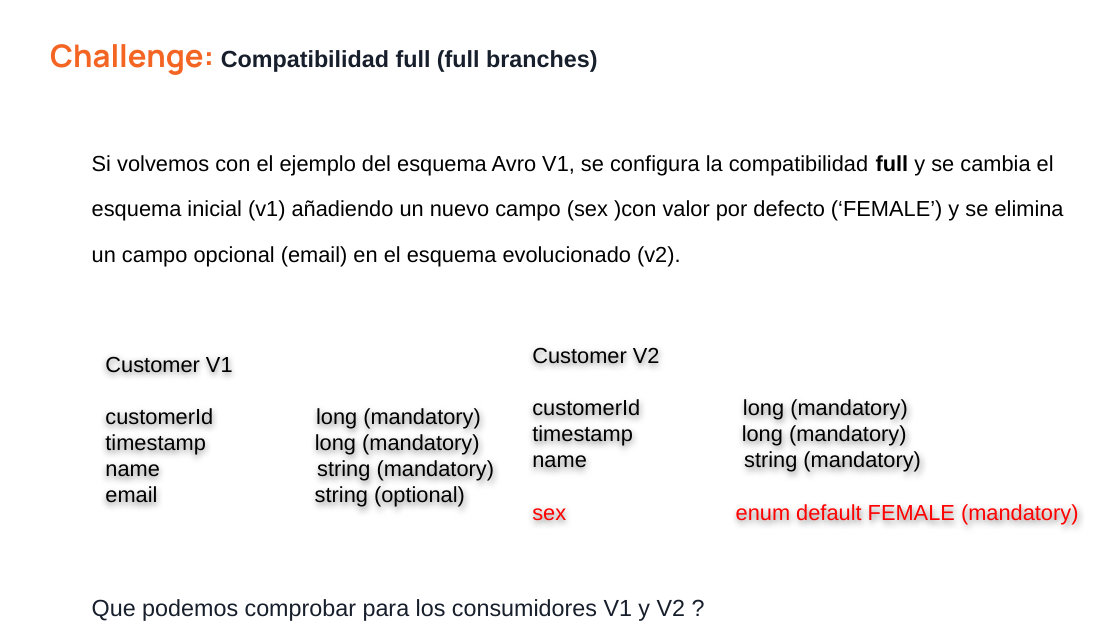
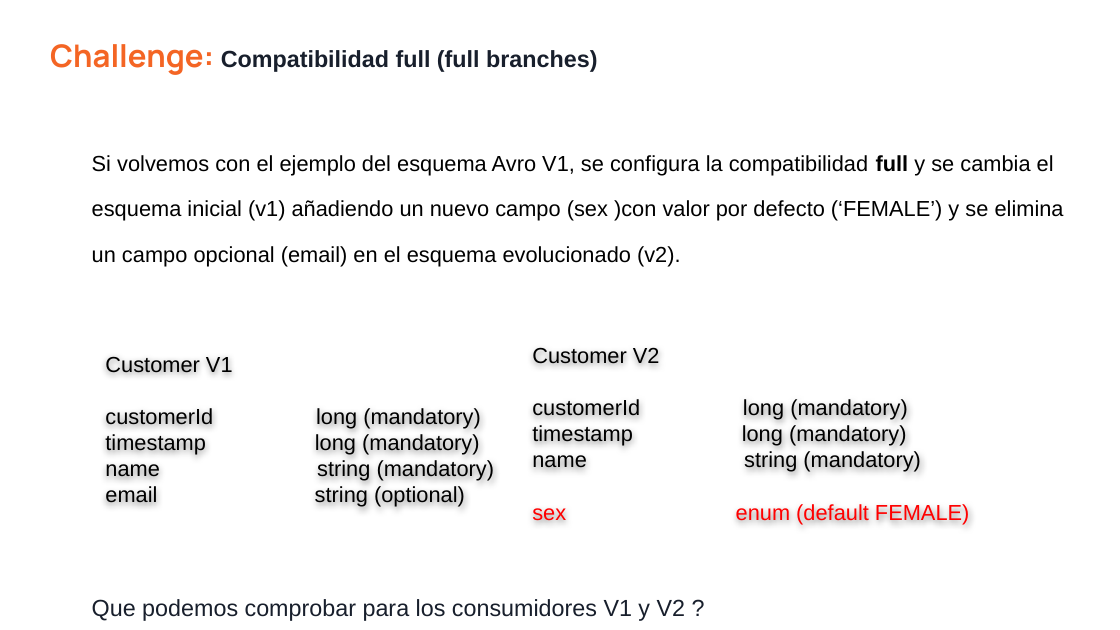
Before and after one commit to vass-engineering/102-spring-kafka-registry, a slide deck: slide 31 of docs/Kafka-GobernanzaDeEsquema.pptx. Drawn at 1120x630 pixels with LibreOffice and Linux fonts; fonts in the diff are those of the drawing. Boxes give left, top, right and bottom in pixels: in the first picture for what was removed or moved away, otherwise in the second. Text is boxed around its words. In the diff, an @@ line names an element or a change of style, - is before the commit and + after.

```diff
--- a/docs/Kafka-GobernanzaDeEsquema.pptx
+++ b/docs/Kafka-GobernanzaDeEsquema.pptx
@@ text at [532, 504, 969, 525]: text changed @@
-sex enum default FEMALE (mandatory)
+sex enum (default FEMALE)
```
Also in this commit, not shown: 1 other slide changed.
